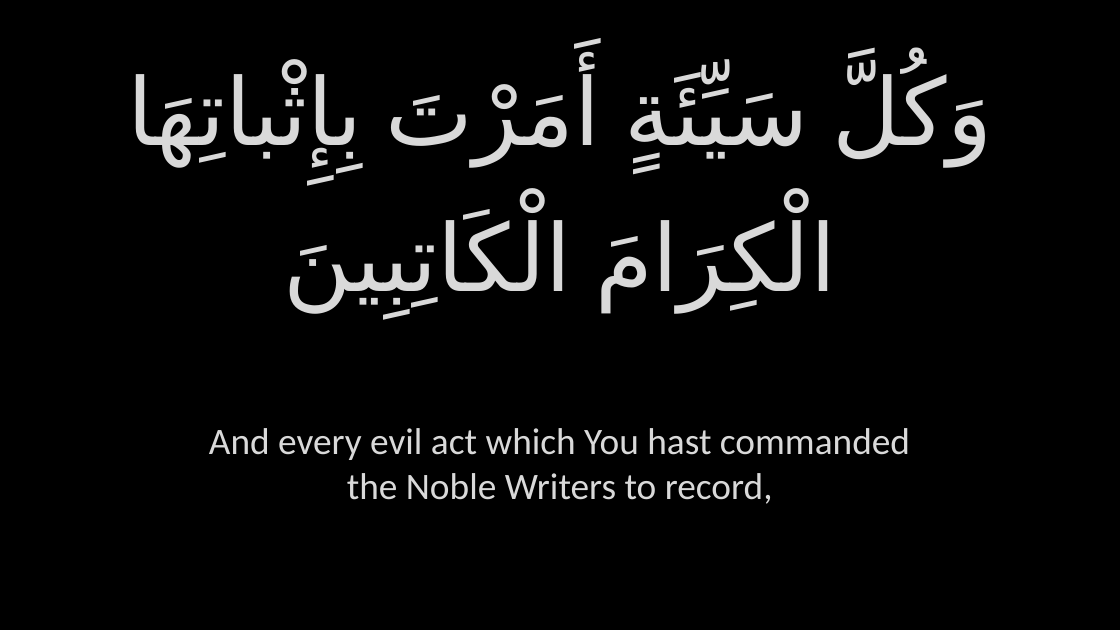
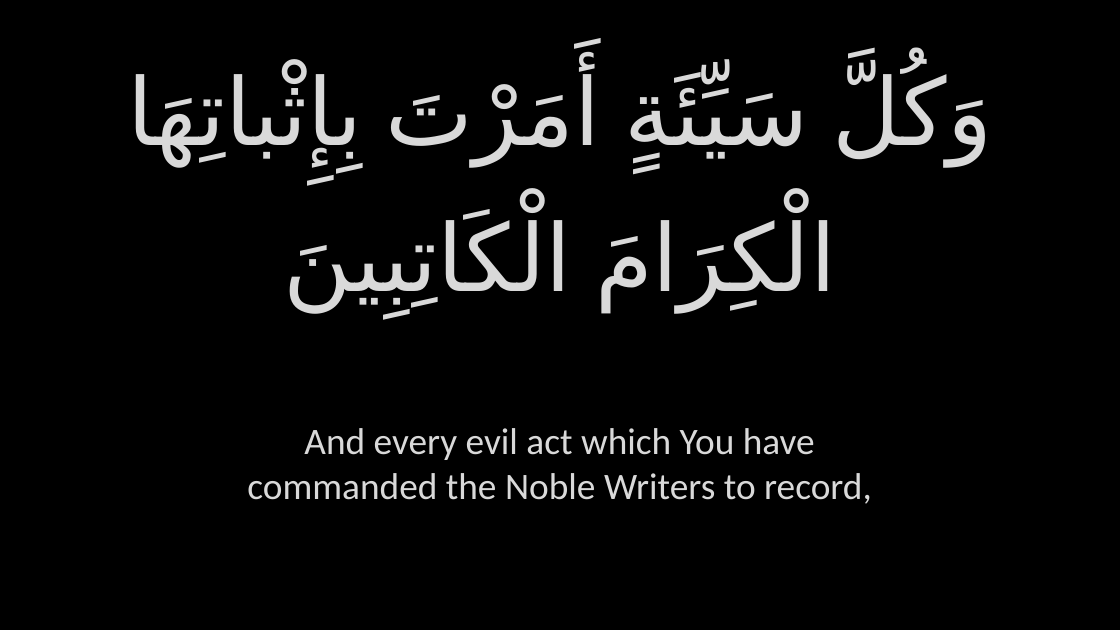
Before and after one commit to GhayurH/Slides, a slide deck: slide 174 of Slides/PPTs/Aza - Dua Kumayl.pptx. Drawn at 1120x630 pixels with LibreOffice and Linux fonts; fonts in the diff are those of the drawing; background and template pictures are left out. Boxes give left, top, right and bottom in pixels: in the first picture for what was removed or moved away, otherwise in the second. Text is boxed around its words. In the diff, an @@ line names an element or a change of style, - is before the commit and + after.

```diff
--- a/Slides/PPTs/Aza - Dua Kumayl.pptx
+++ b/Slides/PPTs/Aza - Dua Kumayl.pptx
@@ text at <box>247,428,872,504</box>: text changed @@
-And every evil act which You hast commanded the Noble Writers to record,
+And every evil act which You have commanded the Noble Writers to record,
```
Also in this commit, not shown: 64 other slides changed, 10 other files.
